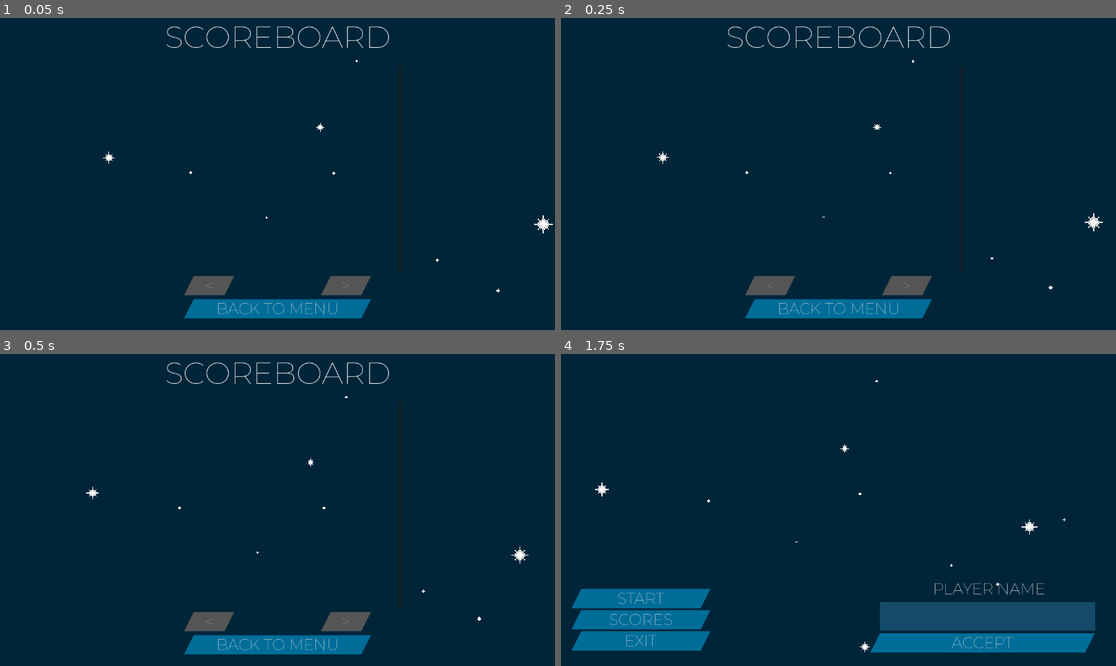
Above: before the commit, frames 1-4 (two rows, left to right).
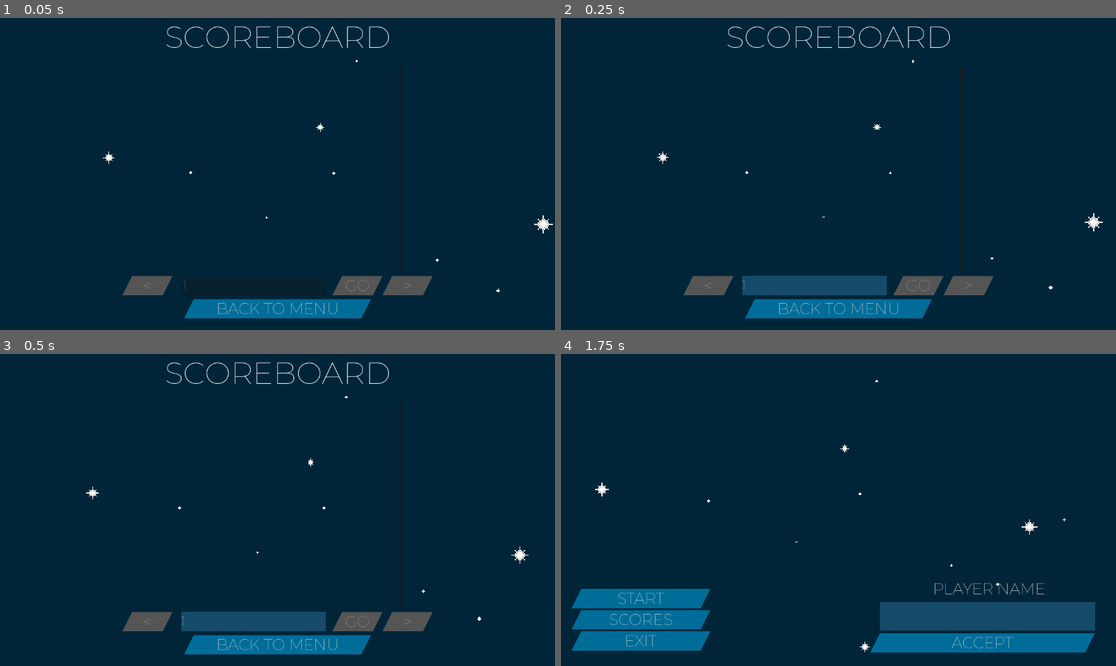
Above: after the commit, the same moments.

Repository: maeve-0/ScoreSpaceJam_08_24
Game: Godot game, scene res://assets/scenes/scoreboard.tscn
The game is run twice, just before and just after one commit, with the same random seed, the same clock (stepped at 60 frames per second) and the same inputs. This scene is started directly instead of the project's main scene.
Inputs (mouse positions are in pixels of both pictures, inside the frame that each line leads up to):
- Up to frame 1 (0.05 s): no input
- Up to frame 2 (0.25 s): no input
- Up to frame 3 (0.5 s): no input
- Up to frame 4 (1.75 s): tap Enter at 0.5 s; move the mouse to (960, 494) at 0.52 s; hold D (right) 0.53-1.25 s; right-click (960, 494) at 0.6 s; click (960, 494) at 0.67 s; tap Space (jump) at 0.77 s; click "BACK TO MENU" at 1.25 s

The runs differ from the first frame. In frame 1, 1.7% of the frame differs, in the area x 22-78%, y 82-89%; in frame 2, 2.8%; in frame 3, 2.8%; in frame 4, nothing differs.

Commit message:
Add go to page number functionality

Diff:
--- a/assets/scenes/scoreboard.tscn
+++ b/assets/scenes/scoreboard.tscn
@@ -6,6 +6,7 @@
 [ext_resource type="FontFile" uid="uid://dssms3h3tlqql" path="res://assets/fonts/Montserrat-VariableFont_wght.ttf" id="4_xy0f7"]
 [ext_resource type="PackedScene" uid="uid://cx7ivxfsrhu5b" path="res://assets/scenes/ui/custom_button.tscn" id="5_o4fum"]
 [ext_resource type="PackedScene" uid="uid://dlqhq1empcmql" path="res://assets/scenes/ui/scoreboard_entry.tscn" id="6_ebwfw"]
+[ext_resource type="PackedScene" uid="uid://bapdtmghl5qvi" path="res://assets/scenes/ui/custom_line_edit.tscn" id="6_f4y4m"]
 
 [node name="scoreboard" type="Node3D"]
 script = ExtResource("1_udey0")
@@ -58,9 +59,9 @@
 anchor_top = 1.0
 anchor_right = 0.5
 anchor_bottom = 1.0
-offset_left = -184.0
+offset_left = -312.0
 offset_top = -112.0
-offset_right = -100.0
+offset_right = -228.0
 offset_bottom = -72.0
 grow_horizontal = 2
 grow_vertical = 0
@@ -73,13 +74,44 @@
 anchor_top = 1.0
 anchor_right = 0.5
 anchor_bottom = 1.0
-offset_left = 100.0
+offset_left = 228.0
 offset_top = -112.0
-offset_right = 184.0
+offset_right = 312.0
 offset_bottom = -72.0
 grow_horizontal = 2
 grow_vertical = 0
 text = ">"
+
+[node name="button_goto_page" parent="ui" instance=ExtResource("5_o4fum")]
+layout_mode = 1
+anchors_preset = -1
+anchor_left = 0.5
+anchor_top = 1.0
+anchor_right = 0.5
+anchor_bottom = 1.0
+offset_left = 124.0
+offset_top = -112.0
+offset_right = 208.0
+offset_bottom = -72.0
+grow_horizontal = 2
+grow_vertical = 0
+text = "GO"
+
+[node name="page_number_input" parent="ui" instance=ExtResource("6_f4y4m")]
+layout_mode = 1
+anchors_preset = -1
+anchor_left = 0.5
+anchor_top = 1.0
+anchor_right = 0.5
+anchor_bottom = 1.0
+offset_left = -200.0
+offset_top = -112.0
+offset_right = 100.0
+offset_bottom = -72.0
+grow_horizontal = 2
+grow_vertical = 0
+theme_override_font_sizes/font_size = 24
+text = "1"
 
 [node name="fetching_label" type="Label" parent="ui"]
 layout_mode = 1
--- a/assets/scripts/autoloads/scoreboard.gd
+++ b/assets/scripts/autoloads/scoreboard.gd
@@ -3,11 +3,10 @@
 
 const CONFIG_FILE_PATH = 'user://LootLocker.data'
 
-const PAGE_SIZE = 11
+const PAGE_SIZE = 10
 
 
 # Use this game API key if you want to test it with a functioning leaderboard
-# "987dbd0b9e5eb3749072acc47a210996eea9feb0"
 var game_API_key = "dev_802fe359e7c64fd1861fdeedc02cc7d7"
 var development_mode = true
 var leaderboard_key = "scoreboard"
--- a/assets/scripts/scoreboard_ui.gd
+++ b/assets/scripts/scoreboard_ui.gd
@@ -10,6 +10,9 @@
 @onready var button_next := get_node('button_next') as Button
 @onready var button_previous := get_node('button_previous') as Button
 
+@onready var button_goto_page := get_node('button_goto_page') as Button
+@onready var page_input := get_node('page_number_input') as LineEdit
+
 
 var changing_page := true
 
@@ -19,7 +22,7 @@
 		get_tree().change_scene_to_file('res://assets/scenes/main_menu.tscn')
 	)
 
-	Scoreboard.score_table_page = 0
+	Scoreboard.score_table_page_number = 0
 	Scoreboard._get_leaderboards()
 
 	button_previous.connect('pressed', func():
@@ -28,6 +31,7 @@
 		changing_page = true
 		scores_container.hide()
 		fetching_label.show()
+		page_input.text = str(Scoreboard.score_table_page_number+1)
 	)
 
 	button_next.connect('pressed', func():
@@ -36,12 +40,30 @@
 		changing_page = true
 		scores_container.hide()
 		fetching_label.show()
+		page_input.text = str(Scoreboard.score_table_page_number+1)
+	)
+
+	button_goto_page.connect('pressed', func():
+		if (not page_input.text.is_valid_int() or int(page_input.text)-1 >= Scoreboard.total_scores):
+			return
+		Scoreboard.score_table_page_number = int(page_input.text)-1
+		Scoreboard._get_leaderboards()
+		changing_page = true
+		scores_container.hide()
+		fetching_label.show()
+		page_input.text = str(Scoreboard.score_table_page_number+1)
 	)
 
 
 func _physics_process(delta: float) -> void:
 	button_next.disabled = changing_page or ((Scoreboard.score_table_page_number + 1) * Scoreboard.PAGE_SIZE >= Scoreboard.total_scores)
 	button_previous.disabled = changing_page or (Scoreboard.score_table_page_number - 1 < 0)
+	page_input.editable = not changing_page
+	button_goto_page.disabled = changing_page or (
+		(not page_input.text.is_valid_int()) or
+		(int(page_input.text)-1) * Scoreboard.PAGE_SIZE >= Scoreboard.total_scores or
+		(int(page_input.text)-1) < 0
+	)
 
 	if not changing_page:
 		return
Not shown: 1 places in assets/scenes/scoreboard.tscn that only renumber resources
